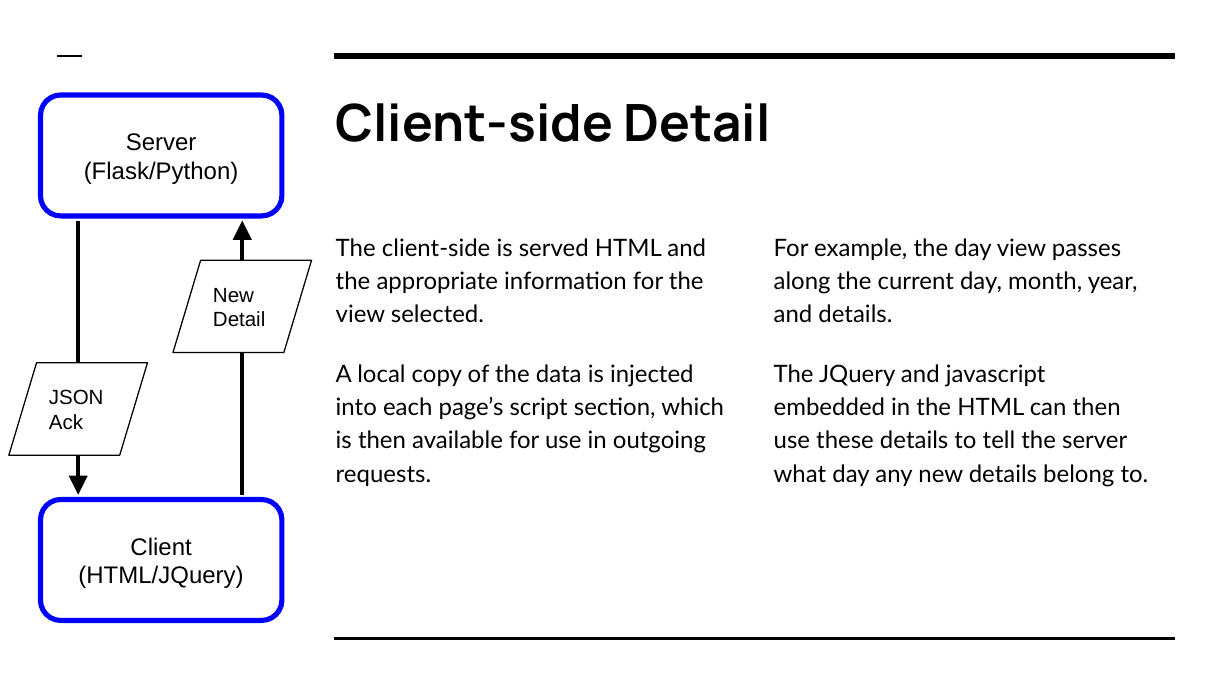
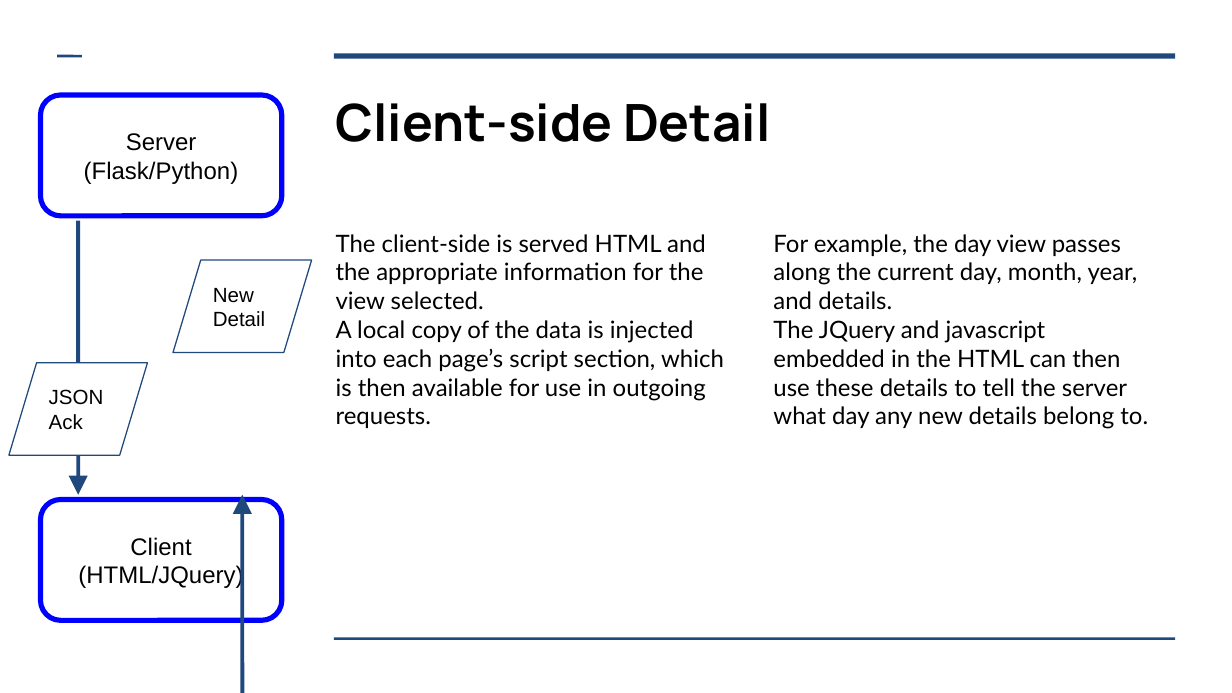
Before and after one commit to SLongofono/448_Project1, a slide deck: slide 5 of 448_Project1_Present.pptx. Drawn at 1232x693 pixels with LibreOffice and Linux fonts; fonts in the diff are those of the drawing. Boxes give left, top, right and bottom in pixels: in the first picture for what was removed or moved away, otherwise in the second. Text is boxed around its words. In the diff, an @@ line names an element or a change of style, - is before the commit and + after.

```diff
--- a/448_Project1_Present.pptx
+++ b/448_Project1_Present.pptx
@@ freeform shape added at [57,55,81,55], outline #1F497D 1.5 pt @@
@@ line removed from (58, 55) to (83, 55) @@
@@ line removed from (334, 55) to (1175, 55) @@
@@ freeform shape added at [334,55,1175,55], outline #1F497D 3 pt @@
@@ arrow removed from (78, 221) to (78, 495) @@
@@ freeform shape added at [78,221,78,494], outline #1F497D 2.24 pt @@
@@ arrow removed from (243, 495) to (243, 221) @@
@@ text "The client-side is served HTML ..." at [336,234,724,428]: line spacing 1.15 to 1; less space between paragraphs @@
@@ text "For example, the day view ..." at [773,234,1148,429]: line spacing 1.15 to 1; less space between paragraphs @@
@@ flow chart input output "New" at [172,260,310,352]: outline #000000 0.75 pt to #1F497D 0.74 pt @@
@@ flow chart input output "JSON Ack" at [9,363,147,456]: outline #000000 0.75 pt to #1F497D 0.74 pt @@
@@ freeform shape added at [243,495,243,693], outline #1F497D 2.24 pt @@
@@ line removed from (334, 638) to (1175, 638) @@
@@ freeform shape added at [334,638,1175,638], outline #1F497D 1.5 pt @@
```
Also in this commit, not shown: 11 other slides changed.
